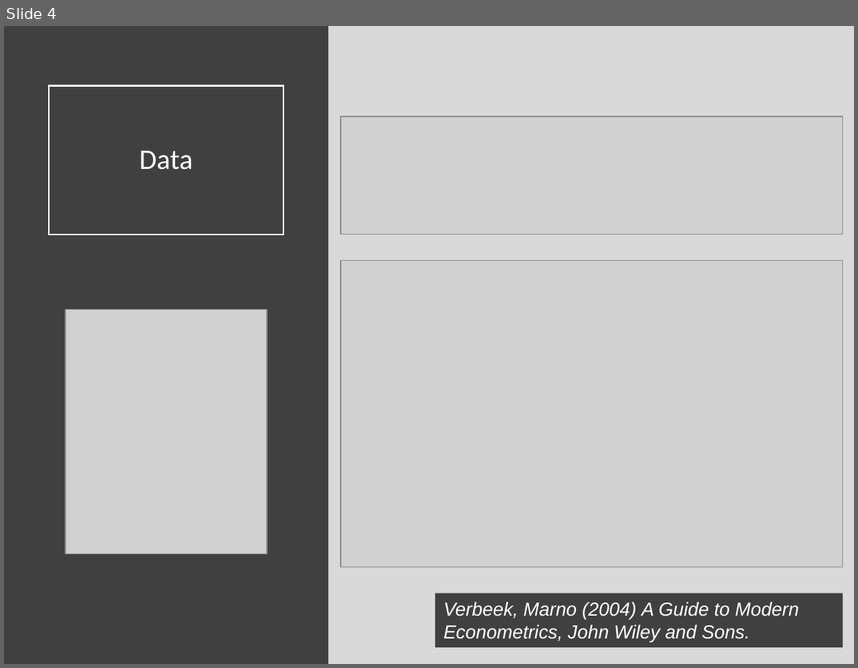
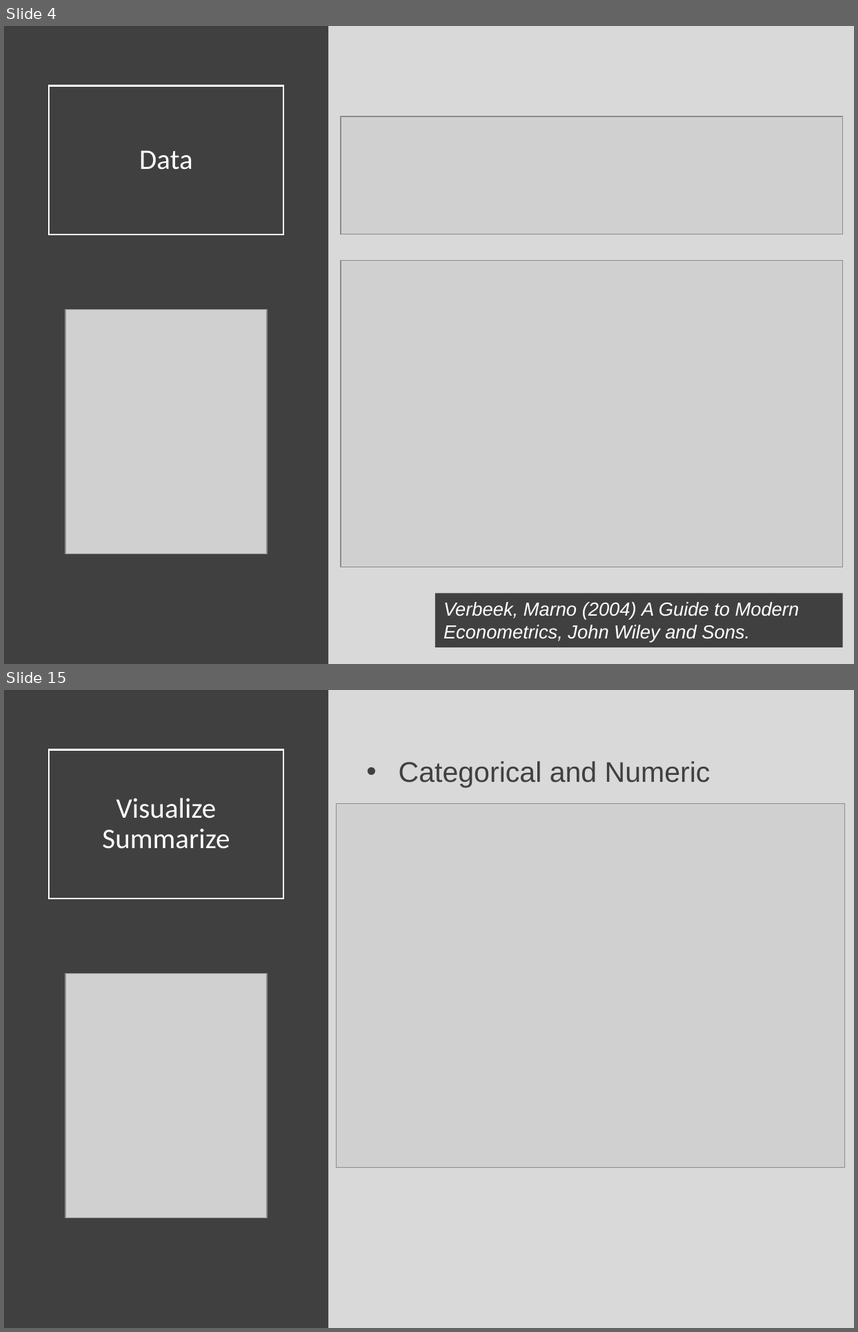
Before and after one commit to Yixf-Self/STOR320_WEBSITE, a slide deck: Lecture/Lecture 8/Lecture 8.pptx. Shown one above the other, each under a label of ours: slide 4 before the commit, slides 4 and 15 after it; the slides between them are not shown. The pictures are 858x668 and 858x1332 pixels, drawn with LibreOffice and Linux fonts; fonts in the diff are those of the drawing; grey boxes stand for pictures. Boxes give left, top, right and bottom in pixels: in the first picture for what was removed or moved away, otherwise in the second. Text is boxed around its words. In the diff, an @@ line names an element or a change of style, - is before the commit and + after.

```diff
--- a/Lecture/Lecture 8/Lecture 8.pptx
+++ b/Lecture/Lecture 8/Lecture 8.pptx
@@ slide 15 added at (4,690,854,1328), background #D9D9D9 @@
@@ rectangle added at (4,690,329,1328), fill #404040 @@
@@ title added at (49,749,283,898), outline #FFFFFF 1.5 pt, 24 pt, text #FFFFFF @@
+Visualize
+Summarize
@@ text added at (399,761,711,788), 24 pt, text #404040 @@
+• Categorical and Numeric
@@ picture added at (337,803,844,1167) @@
@@ picture added at (65,973,267,1217) @@
```
Also in this commit, not shown: 6 slides changed, 18 other slides added, 1 slide removed, 7 other files.
